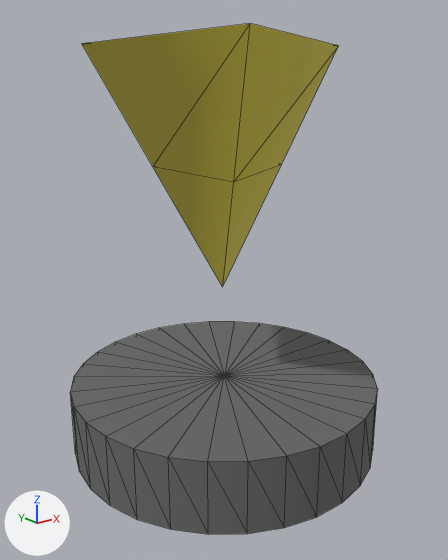
A saved change to the glTF model src/assets/models/portals/pyrYellow.glb.
Rendered twice from a 50 mm lens placed at (-20.1, -25.5, 20.0), pointed at (0.1, -0.2, 9.8). Lighting does not change. The marker at lower left points along +X, +Y and +Z. Mesh edges are drawn as thin lines. Where no turn or scale is listed for an object, it has been applied to the vertices. Vertices at the same position are counted once.

Names of what the first picture shows: '009_Cone_1', '010_Cylinder_-_baked_5'.
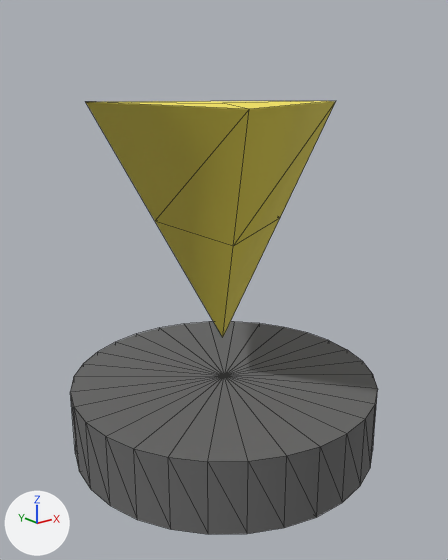
Location of each change, [x1, y1, x2, y2] in pixels of the pictures (448 x 560 px):
```json
{"object": "009_Cone_1", "change": "mesh moved", "before": [82, 23, 339, 287], "after": [86, 101, 336, 337]}
```

The change, as JSON lines over the scene's bpy script:
```json
{"block": "me_009_cone_1", "where": "me_009_cone_1.from_pydata(...)  # 8 vertices, 12 faces; spans x -4.18..8.32, y -7.16..7.06, z 9.41..22.11"}
{"block": "me_009_cone_1", "where": "# used by ob_009_cone_1; location = (0.0, 0.0, 0.0)"}
{"block": "me_009_cone_1", "change": "me_009_cone_1 part 1: the whole mesh is moved by (0.0, 0.0, -3.0)"}
```
